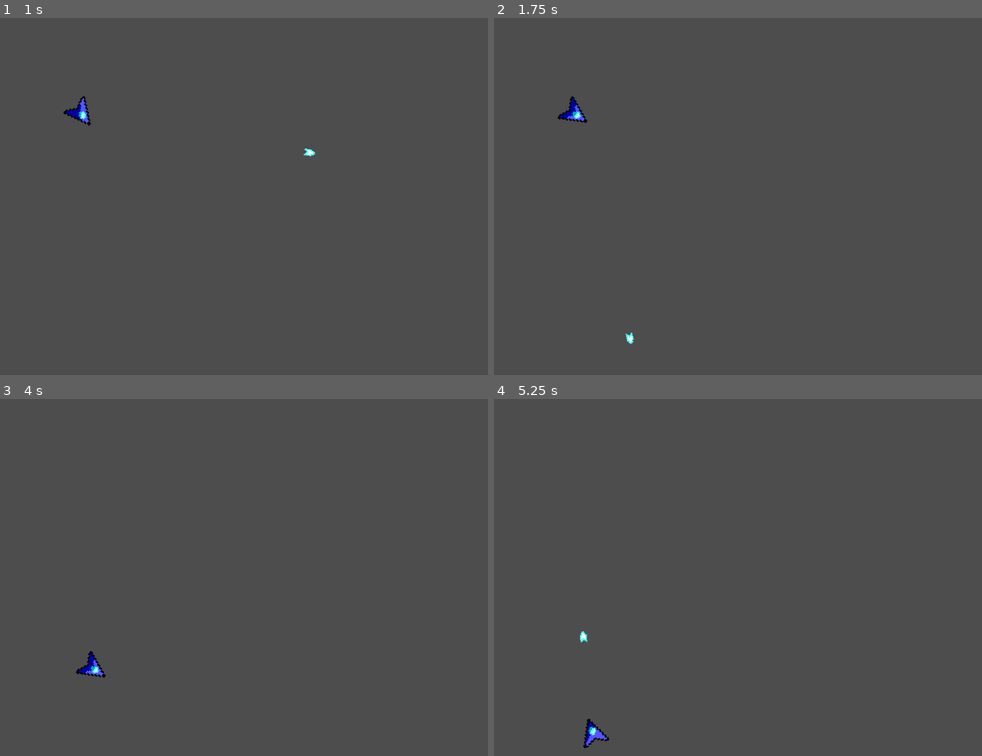
Above: before the commit, frames 1-4 (two rows, left to right).
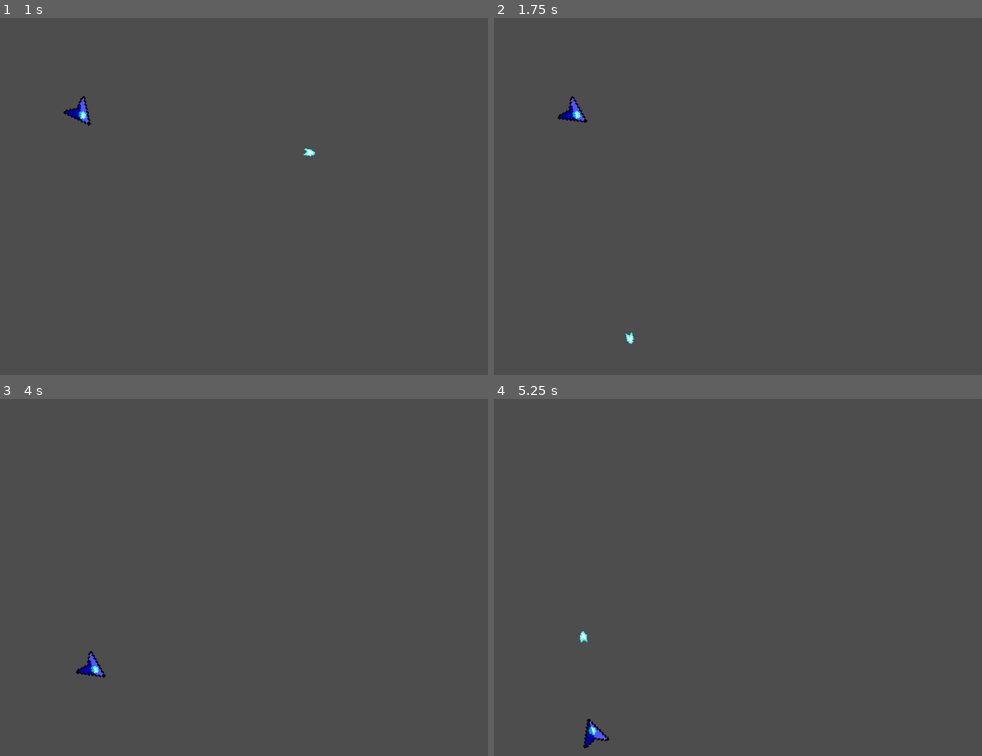
Above: after the commit, the same moments.

Repository: impemberton/Asteroids-Clone
Game: Godot game, scene res://Scenes/level.tscn
The game is run twice, just before and just after one commit, with the same random seed, the same clock (stepped at 60 frames per second) and the same inputs.
Inputs:
- Up to frame 1 (1 s): tap Enter at 0.5 s; hold D (turn_right) from 0.53 s (still down); tap Space (shoot) at 0.6 s
- Up to frame 2 (1.75 s): release D (turn_right) at 1.28 s; hold A (turn_left) from 1.28 s (still down); tap Space (shoot) at 1.35 s
- Up to frame 3 (4 s): release A (turn_left) at 2.03 s; hold D (turn_right) 2.03-2.78 s; tap Space (shoot) at 2.1, 2.85, 3.6 s; hold W (move_forward) 2.78-3.53 s; hold A (turn_left) from 3.53 s (still down)
- Up to frame 4 (5.25 s): keep holding A (turn_left); tap Space (shoot) at 4.35, 5.1 s

Frame 1 is identical in both runs. In frame 2, less than 0.1% of the frame differs, in the area x 14-18%, y 22-29%; in frame 3, less than 0.1%; in frame 4, less than 0.1%, in the area x 18-21%, y 90-98%.

Commit message:
update playership lighting

Diff:
--- a/Scripts/player.gd
+++ b/Scripts/player.gd
@@ -10,8 +10,9 @@
 
 
 func _physics_process(delta: float) -> void:
+
 	#changing the frame to give a lighting effect
-	sprite_2d.frame = wrapi((abs(int((rotation_degrees + 360) / 45)) - 6), 0, 8)
+	sprite_2d.frame = wrapi((abs(int((rotation_degrees + 202.5) / 45)) - 2), 0, 8)
 
 	var rotation_direction := Input.get_axis("turn_left", "turn_right")
 	rotation += rotation_direction * rotation_speed * delta
Binary file added: Assets/Playership.aseprite
